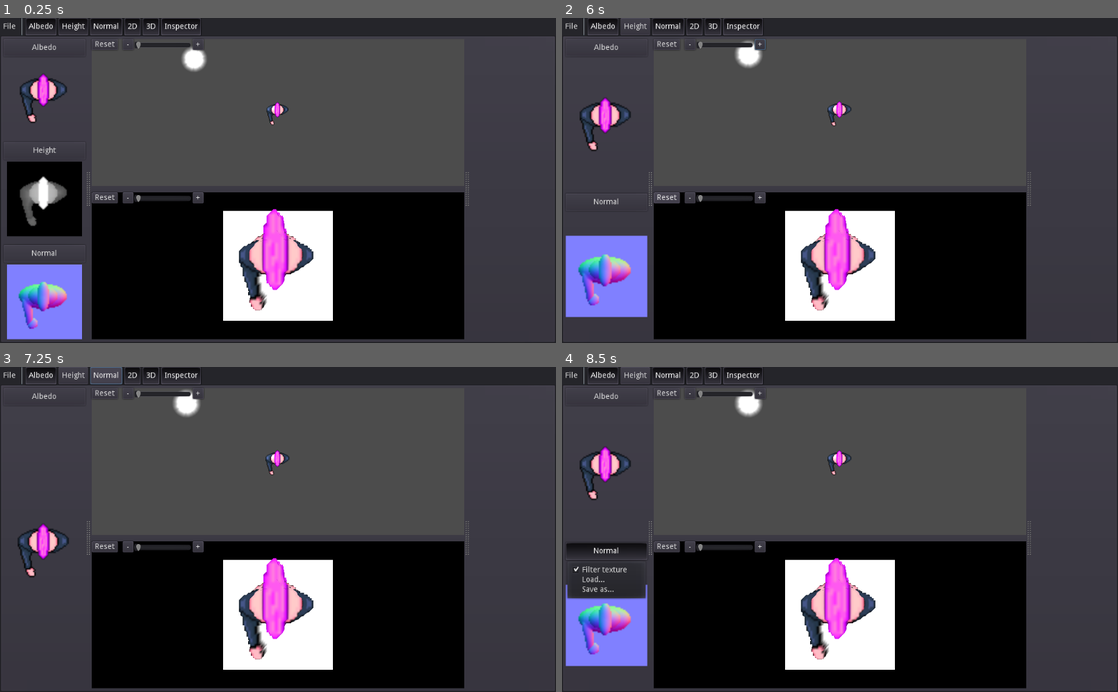
Above: before the commit, frames 1-4 (two rows, left to right).
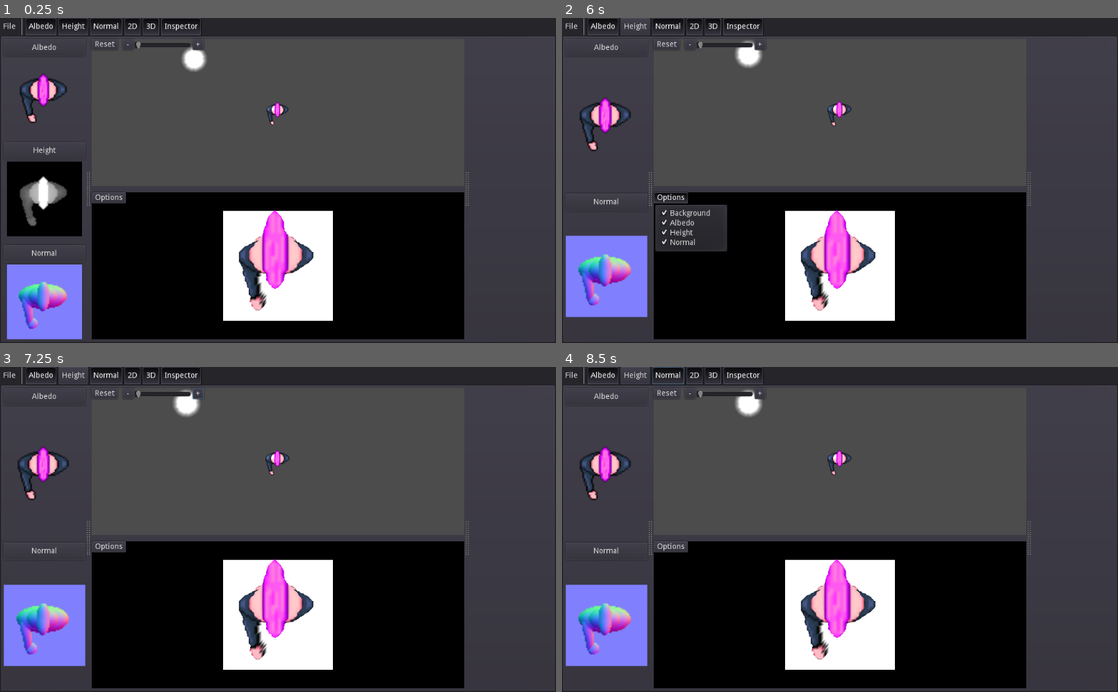
Above: after the commit, the same moments.

Repository: gilzoide/raise-and-shine
Game: Godot game, scene res://mainUI/Main.tscn
Two runs of this game, one before a commit and one after it. Both use one fixed random seed, a clock stepped at 60 frames per second and the inputs below.
Inputs (mouse positions are in pixels of both pictures, inside the frame that each line leads up to):
- Up to frame 1 (0.25 s): no input
- Up to frame 2 (6 s): click "File" at 0.5 s; click "Albedo" at 1.25 s; click "Height" at 2 s; click "Albedo" at 2.75 s; click "Reset" at 3.5 s; click "-" at 4.25 s; click "+" at 5 s; click (673, 196) at 5.75 s, where only the run after the commit has a clickable "Options"
- Up to frame 3 (7.25 s): click "Normal" at 6.5 s
- Up to frame 4 (8.5 s): click "Normal" at 7.25 s; click "Normal" at 8 s

The runs differ from the first frame. In frame 1, 0.6% of the frame differs, in the area x 17-57%, y 53-90%; in frame 2, 2.5%; in frame 3, 5.8%, in the area x 0-57%, y 0-93%; in frame 4, 1.8%.

Commit message:
Add options context menu to 3D, make 3D maps toggleable

Diff:
--- a/src/editor/visualizers/3D/PlaneMesh.tres
+++ b/src/editor/visualizers/3D/PlaneMesh.tres
@@ -4,5 +4,5 @@
 
 [resource]
 material = ExtResource( 1 )
-subdivide_width = 64
-subdivide_depth = 64
+subdivide_width = 63
+subdivide_depth = 63
--- a/src/editor/visualizers/3D/Plane_material.tres
+++ b/src/editor/visualizers/3D/Plane_material.tres
@@ -7,6 +7,9 @@
 
 [resource]
 shader = ExtResource( 1 )
+shader_param/use_albedo = true
+shader_param/use_height = true
+shader_param/use_normal = true
 shader_param/albedo_map = ExtResource( 3 )
 shader_param/height_map = ExtResource( 2 )
 shader_param/normal_map = ExtResource( 4 )
--- a/src/editor/visualizers/3D/Plane_shader.shader
+++ b/src/editor/visualizers/3D/Plane_shader.shader
@@ -3,15 +3,18 @@
 uniform sampler2D albedo_map;
 uniform sampler2D height_map;
 uniform sampler2D normal_map;
+uniform bool use_albedo = true;
+uniform bool use_height = true;
+uniform bool use_normal = true;
 
 void vertex() {
-	float height = texture(height_map, UV).r;
+	float height = float(use_height) * texture(height_map, UV).r;
 	VERTEX.y += height;
 }
 
 void fragment() {
-	NORMALMAP = texture(normal_map, UV).xyz;
-	vec4 color = texture(albedo_map, UV) * COLOR;
+	NORMALMAP = float(use_normal) * texture(normal_map, UV).xyz;
+	vec4 color = mix(vec4(1), texture(albedo_map, UV), float(use_albedo)) * COLOR;
 	ALBEDO = color.rgb;
 	ALPHA = color.a;
 }
--- a/src/editor/visualizers/3D/Visualizer3D.gd
+++ b/src/editor/visualizers/3D/Visualizer3D.gd
@@ -7,5 +7,5 @@
 	update_planemesh()
 
 func update_planemesh() -> void:
-	planemesh.subdivide_width = project.height_image.get_width()
-	planemesh.subdivide_depth = project.height_image.get_height()
+	planemesh.subdivide_width = project.height_image.get_width() - 1
+	planemesh.subdivide_depth = project.height_image.get_height() - 1
--- a/src/editor/visualizers/3D/Visualizer3D.tscn
+++ b/src/editor/visualizers/3D/Visualizer3D.tscn
@@ -14,12 +14,14 @@
 transform = Transform( 1, 0, 0, 0, 1, 0, 0, 0, 1, 0, 0, 2 )
 environment = ExtResource( 3 )
 
-[node name="Border" type="MeshInstance" parent="."]
+[node name="Plate" type="Spatial" parent="."]
+
+[node name="Background" type="MeshInstance" parent="Plate"]
 transform = Transform( 1, 0, 0, 0, 1, 0, 0, 0, 1, 0, 0, -0.01 )
 mesh = SubResource( 1 )
 material/0 = null
 
-[node name="MeshInstance" type="MeshInstance" parent="."]
+[node name="MeshInstance" type="MeshInstance" parent="Plate"]
 transform = Transform( 1, 0, 0, 0, -4.37114e-08, -1, 0, 1, -4.37114e-08, 0, 0, 0 )
 mesh = ExtResource( 1 )
 material/0 = null
--- /dev/null
+++ b/src/editor/visualizers/3D/Visualizer3D_UI.gd
@@ -0,0 +1,51 @@
+extends Control
+
+enum {
+	TOGGLE_BACKGROUND,
+	TOGGLE_ALBEDO,
+	TOGGLE_HEIGHT,
+	TOGGLE_NORMAL,
+}
+
+const plane_material = preload("res://editor/visualizers/3D/Plane_material.tres")
+onready var flags_menu = $FlagsMenu
+onready var flags_menu_popup = flags_menu.get_popup()
+onready var background_mesh = $ViewportContainer/Viewport/Visualizer3D/Plate/Background
+
+func _ready() -> void:
+	flags_menu_popup.hide_on_checkable_item_selection = false
+	flags_menu_popup.add_check_item("Background", TOGGLE_BACKGROUND)
+	update_background_check_item()
+	flags_menu_popup.add_check_item("Albedo", TOGGLE_ALBEDO)
+	update_albedo_check_item()
+	flags_menu_popup.add_check_item("Height", TOGGLE_HEIGHT)
+	update_height_check_item()
+	flags_menu_popup.add_check_item("Normal", TOGGLE_NORMAL)
+	update_normal_check_item()
+	var _err = flags_menu_popup.connect("id_pressed", self, "_on_menu_popup_id_pressed")
+
+func _on_menu_popup_id_pressed(id: int) -> void:
+	if id == TOGGLE_BACKGROUND:
+		background_mesh.visible = not background_mesh.visible
+		update_background_check_item()
+	elif id == TOGGLE_ALBEDO:
+		plane_material.set_shader_param("use_albedo", not plane_material.get_shader_param("use_albedo"))
+		update_albedo_check_item()
+	elif id == TOGGLE_HEIGHT:
+		plane_material.set_shader_param("use_height", not plane_material.get_shader_param("use_height"))
+		update_height_check_item()
+	elif id == TOGGLE_NORMAL:
+		plane_material.set_shader_param("use_normal", not plane_material.get_shader_param("use_normal"))
+		update_normal_check_item()
+
+func update_background_check_item() -> void:
+	flags_menu_popup.set_item_checked(TOGGLE_BACKGROUND, background_mesh.visible)
+
+func update_albedo_check_item() -> void:
+	flags_menu_popup.set_item_checked(TOGGLE_ALBEDO, plane_material.get_shader_param("use_albedo"))
+
+func update_height_check_item() -> void:
+	flags_menu_popup.set_item_checked(TOGGLE_HEIGHT, plane_material.get_shader_param("use_height"))
+
+func update_normal_check_item() -> void:
+	flags_menu_popup.set_item_checked(TOGGLE_NORMAL, plane_material.get_shader_param("use_normal"))
--- a/src/editor/visualizers/3D/Visualizer3D_UI.tscn
+++ b/src/editor/visualizers/3D/Visualizer3D_UI.tscn
@@ -1,25 +1,12 @@
-[gd_scene load_steps=7 format=2]
+[gd_scene load_steps=3 format=2]
 
-[ext_resource path="res://editor/visualizers/StepRange.gd" type="Script" id=1]
+[ext_resource path="res://editor/visualizers/3D/Visualizer3D_UI.gd" type="Script" id=1]
 [ext_resource path="res://editor/visualizers/3D/Visualizer3D.tscn" type="PackedScene" id=2]
-
-[sub_resource type="InputEventAction" id=1]
-action = "visualizer_zoom_down"
-pressed = true
-
-[sub_resource type="ShortCut" id=2]
-shortcut = SubResource( 1 )
-
-[sub_resource type="InputEventAction" id=3]
-action = "visualizer_zoom_up"
-pressed = true
-
-[sub_resource type="ShortCut" id=4]
-shortcut = SubResource( 3 )
 
 [node name="Visualizer3D_UI" type="Control"]
 anchor_right = 1.0
 anchor_bottom = 1.0
+script = ExtResource( 1 )
 __meta__ = {
 "_edit_use_anchors_": false
 }
@@ -39,55 +26,8 @@
 
 [node name="Visualizer3D" parent="ViewportContainer/Viewport" instance=ExtResource( 2 )]
 
-[node name="ZoomControl" type="Control" parent="."]
-anchor_right = 1.0
-anchor_bottom = 1.0
-__meta__ = {
-"_edit_use_anchors_": false
-}
-
-[node name="ResetButton" type="Button" parent="ZoomControl"]
-margin_right = 12.0
+[node name="FlagsMenu" type="MenuButton" parent="."]
+margin_right = 63.0
 margin_bottom = 20.0
-focus_mode = 0
-enabled_focus_mode = 0
-text = "Reset"
-__meta__ = {
-"_edit_use_anchors_": false
-}
-
-[node name="ZoomDownButton" type="Button" parent="ZoomControl"]
-margin_left = 56.6964
-margin_right = 76.6964
-margin_bottom = 20.0
-shortcut = SubResource( 2 )
-text = "-"
-__meta__ = {
-"_edit_use_anchors_": false
-}
-
-[node name="ZoomUpButton" type="Button" parent="ZoomControl"]
-margin_left = 186.153
-margin_right = 206.153
-margin_bottom = 20.0
-shortcut = SubResource( 4 )
-text = "+"
-__meta__ = {
-"_edit_use_anchors_": false
-}
-
-[node name="HSlider" type="HSlider" parent="ZoomControl"]
-margin_left = 78.1572
-margin_top = 2.74889
-margin_right = 184.157
-margin_bottom = 18.7489
-max_value = 1.0
-step = 0.01
-ticks_on_borders = true
-script = ExtResource( 1 )
-__meta__ = {
-"_edit_use_anchors_": false
-}
-[connection signal="pressed" from="ZoomControl/ResetButton" to="ZoomControl/HSlider" method="set_value" binds= [ 0.0 ]]
-[connection signal="pressed" from="ZoomControl/ZoomDownButton" to="ZoomControl/HSlider" method="decrease"]
-[connection signal="pressed" from="ZoomControl/ZoomUpButton" to="ZoomControl/HSlider" method="increase"]
+text = "Options"
+flat = false
